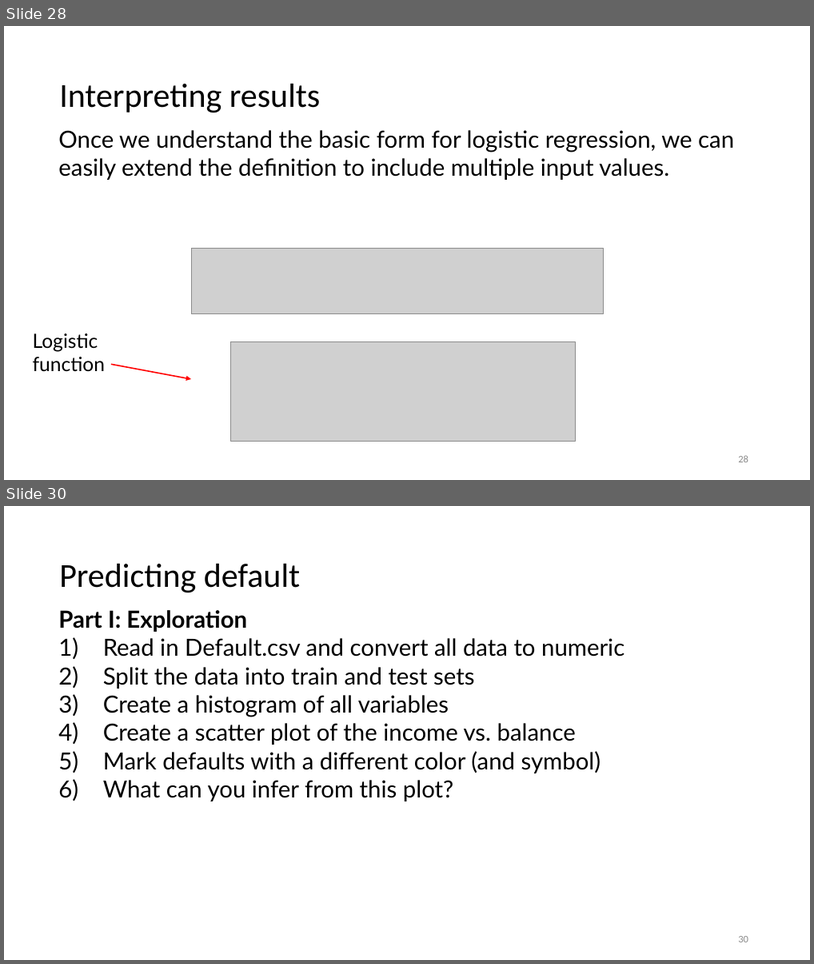
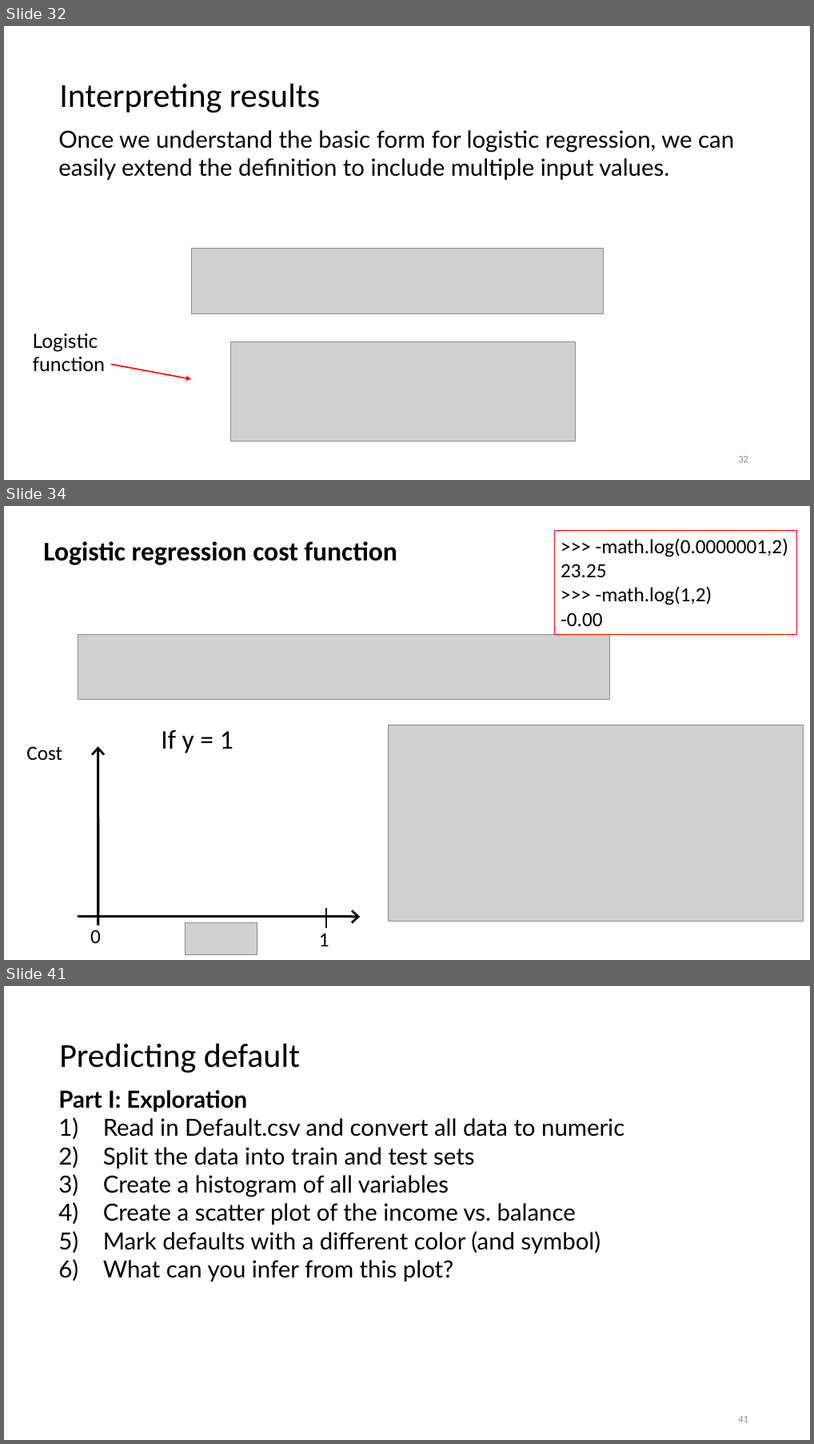
Before and after one commit to jayurbain/DataScienceIntro, a slide deck: slides/09_logistic_regression_classification.pptx. Shown one above the other, each under a label of ours: slides 28 and 30 before the commit, slides 32, 34 and 41 after it; the slides between them are not shown. The pictures are 814x964 and 814x1444 pixels, drawn with LibreOffice and Linux fonts; fonts in the diff are those of the drawing; grey boxes stand for pictures. Boxes give left, top, right and bottom in pixels: in the first picture for what was removed or moved away, otherwise in the second. Text is boxed around its words. In the diff, an @@ line names an element or a change of style, - is before the commit and + after.

Commit message:
update log regression slides, course outline

```diff
--- a/slides/09_logistic_regression_classification.pptx
+++ b/slides/09_logistic_regression_classification.pptx
@@ slide 34 added at [4,506,810,960], background #FFFFFF @@
@@ text added at [43,541,398,565], 32 pt, text #000000, bold @@
+Logistic regression cost function
@@ rectangle added at [555,530,797,634], outline #FF0000 0.75 pt, 24 pt, text #000000 @@
+>>> -math.log(0.0000001,2)
+23.25
+>>> -math.log(1,2)
+-0.00
@@ picture added at [78,635,610,700] @@
@@ text added at [161,730,234,753], 32 pt, text #000000 @@
+If y = 1
@@ picture added at [388,725,804,921] @@
@@ text added at [26,746,62,760], 24 pt, text #000000 @@
+Cost
@@ arrow added from (98, 925) to (98, 746), #000000 3 pt @@
@@ line added from (326, 908) to (326, 928), #0D0D0D 2.5 pt @@
@@ arrow added from (78, 916) to (360, 916), #000000 3 pt @@
@@ text added at [90,929,101,943], 24 pt, text #000000 @@
+0
@@ picture added at [186,922,258,955] @@
@@ text added at [319,932,330,946], 24 pt, text #000000 @@
+1
@@ what was slide 28 is now slide 32 @@
@@ page number at [738,456,749,462]: text changed @@
-28
+32
@@ what was slide 30 is now slide 41 @@
@@ page number at [738,1416,749,1422]: text changed @@
-30
+41
```
Also in this commit, not shown: 9 slides changed, 10 other slides added, 2 other files.
